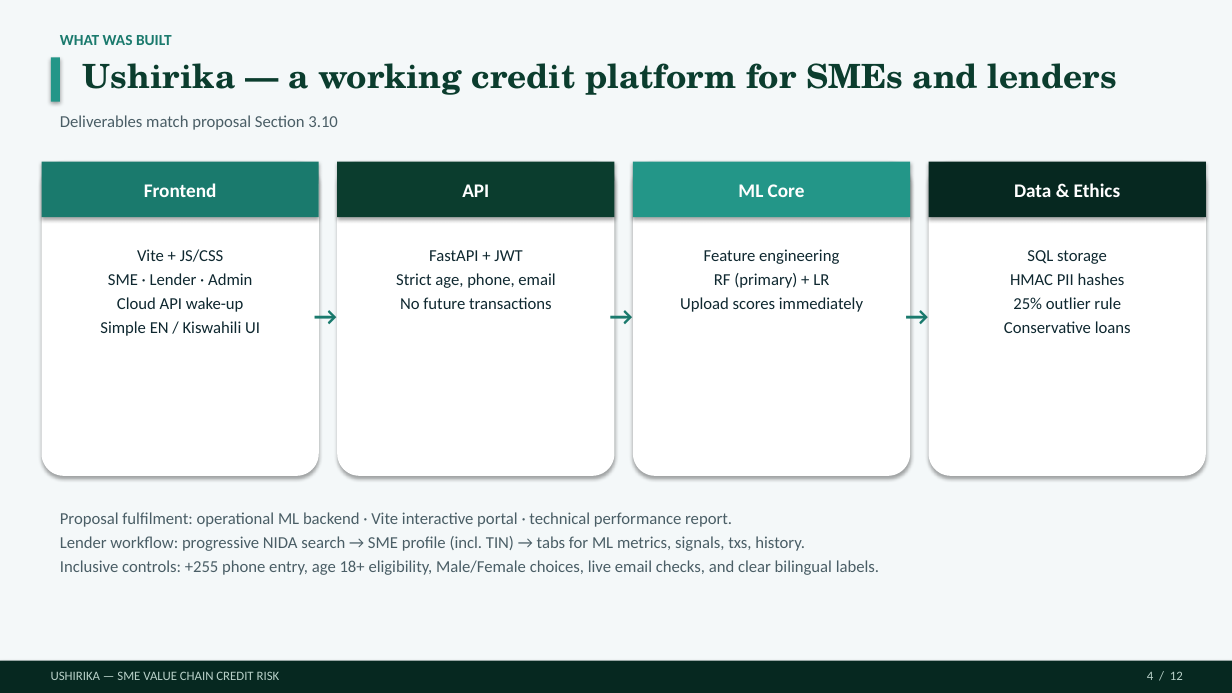
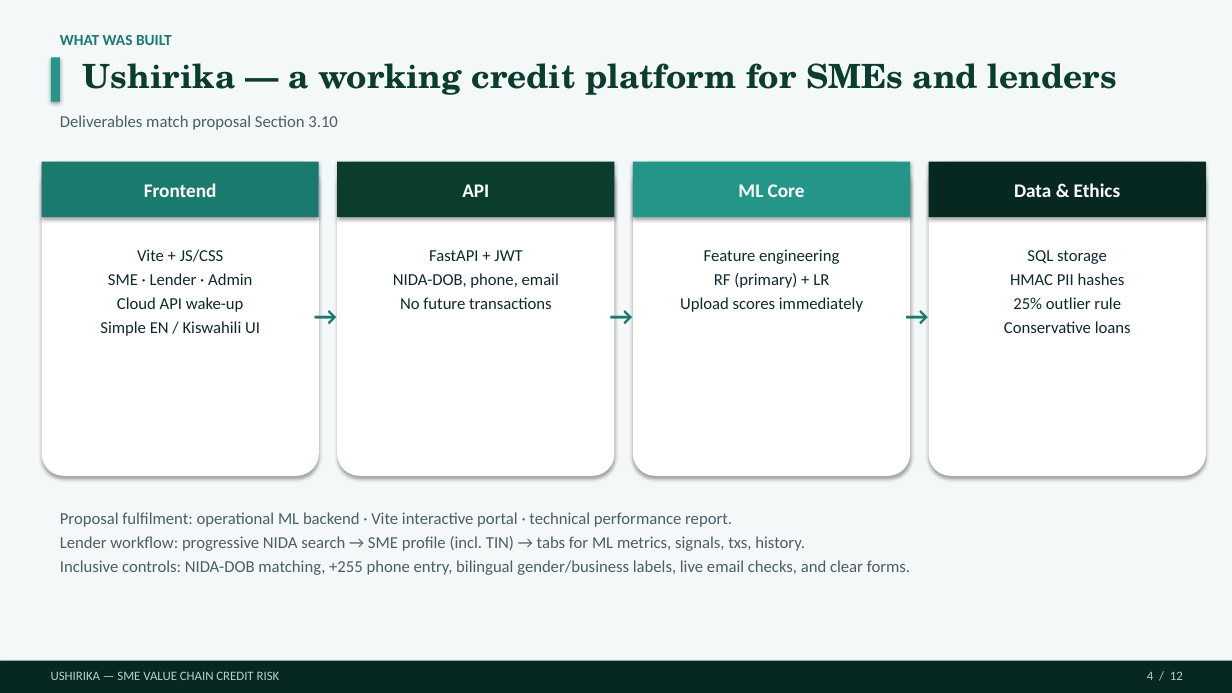
Before and after one commit to Dmmkuliku/ushirika-sme-credit, a slide deck: slide 4 of Presentation/Ushirika_Group15_Defence_Presentation.pptx. Drawn at 1232x693 pixels with LibreOffice and Linux fonts; fonts in the diff are those of the drawing. Boxes give left, top, right and bottom in pixels: in the first picture for what was removed or moved away, otherwise in the second. Text is boxed around its words. In the diff, an @@ line names an element or a change of style, - is before the commit and + after.

```diff
--- a/Presentation/Ushirika_Group15_Defence_Presentation.pptx
+++ b/Presentation/Ushirika_Group15_Defence_Presentation.pptx
@@ text at [393,273,559,288]: text changed @@
-Strict age, phone, email
+NIDA-DOB, phone, email
@@ text at [60,560,910,575]: text changed @@
-Inclusive controls: +255 phone entry, age 18+ eligibility, Male/Female choices, live email checks, and clear bilingual labels.
+Inclusive controls: NIDA-DOB matching, +255 phone entry, bilingual gender/business labels, live email checks, and clear forms.
```
Also in this commit, not shown: 1 other slide changed, 14 other files.
